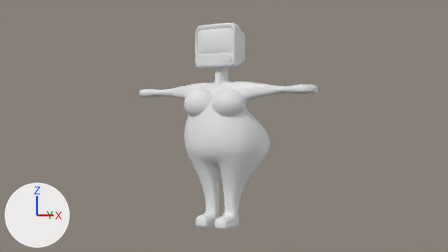
The Blender file section05 - rigging and animation - 79-blob-man.blend, before and after one commit.
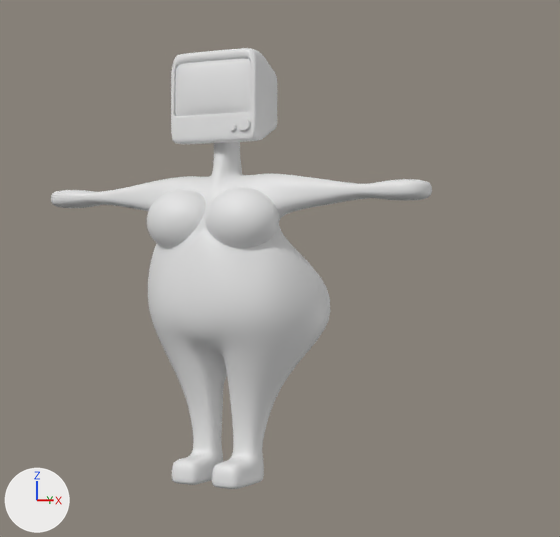
Each version is shown from the file's camera 'Camera', then close up on the part from 26% to 84% of the width and 0% to 100% of the height. The lights are fixed; the arrows at lower left show +X, +Y and +Z.

Objects in the first close-up: 'Cube', 'screen', 'tv'.
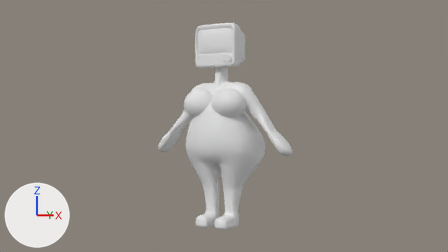
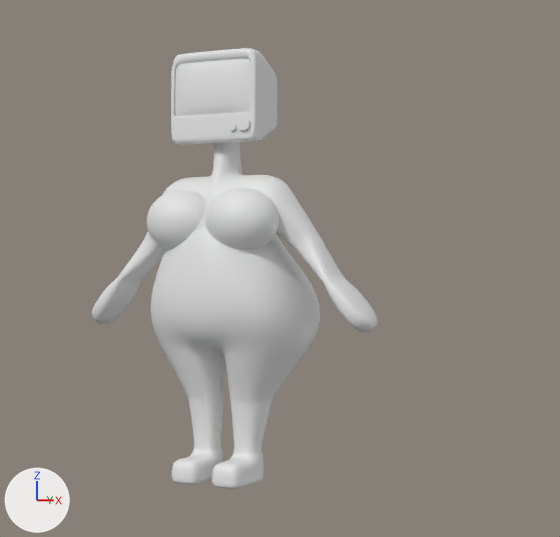
Where the change shows, as pixel boxes [x1, y1, x2, y2] in the close-ups (560 x 537 px):
'Cube', reshaped (25% narrower)
    before: [51, 142, 432, 489]
    after: [92, 142, 378, 489]
part 1 of me_cube_001, built on
    before: [51, 174, 432, 458]
    after: [92, 175, 378, 458]

The edits, one by one:
me_cube_001 is used by ob_cube; location (0.0, -0.35, 6.11); scale (0.154, 0.166, 0.214).
me_cube_001 had 613 vertices, 632 faces, 1 loose edge and spanned x -0.5..25.8, y -7.8..9.4, z -28.5..2.7.
me_cube_001 now has 667 vertices, 686 faces, 1 loose edge and spans x -0.5..19.7, y -7.8..9.4, z -28.5..2.7.
Part 1, on me_cube_001:
20 vertices are removed from x 0.0..25.8, y -6.3..2.0, z -21.6..-3.2.
41 faces are deleted.
26 vertices move from x 4.1..18.6, y -3.9..6.5, z -21.2..-2.3 to x 4.2..11.1, y -3.8..5.2, z -21.2..-2.3.
69 vertices are added at x 0.0..19.7, y -6.1..2.6, z -26.0..-6.9.
5 new vertices lie (1.0, 0.0, 0.6) away from vertices in x 11.0..17.8, y -3.0..2.0, z -16.0..-8.7.
95 new faces join them.
